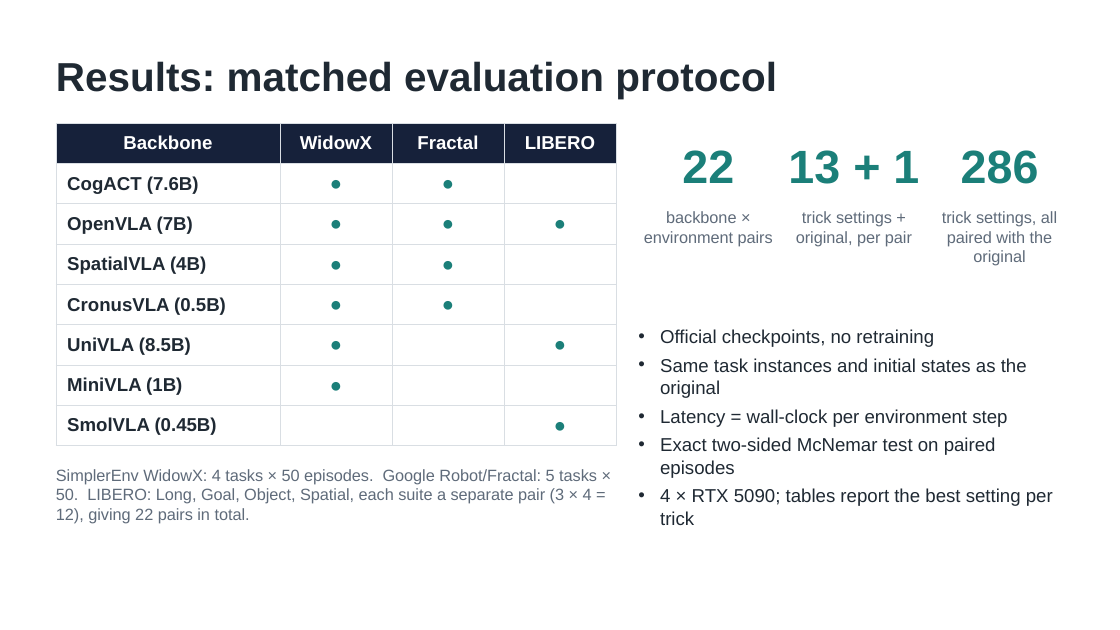
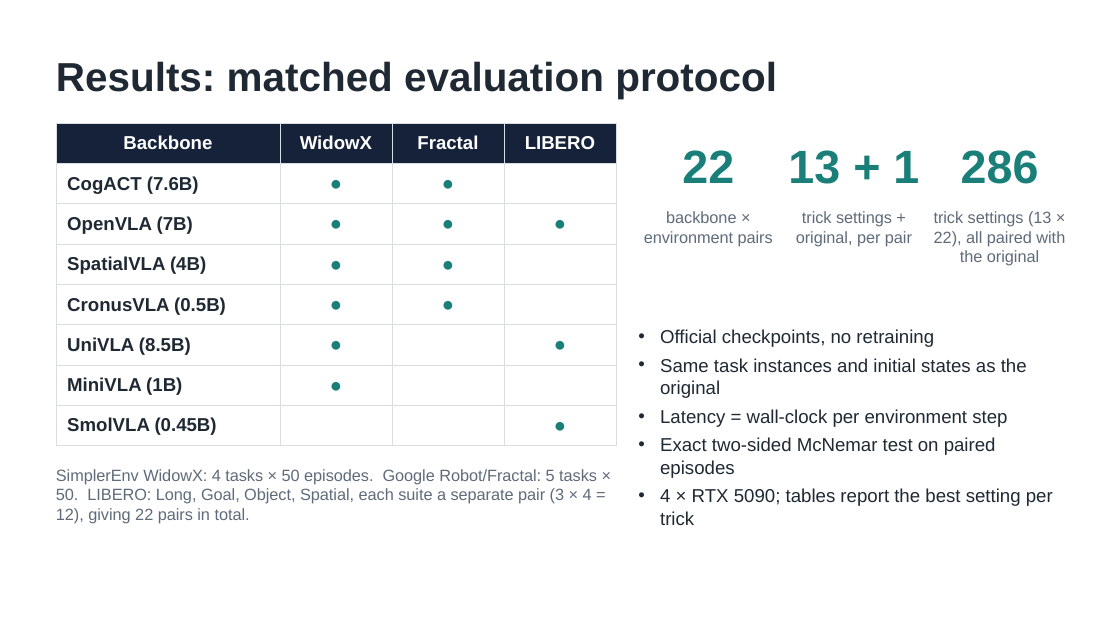
Before and after one commit to trillion-boy/BiVLA, a slide deck: slide 7 of experiments/paper/video/ICRA27_video_v2.pptx. Drawn at 1120x630 pixels with LibreOffice and Linux fonts; fonts in the diff are those of the drawing. Boxes give left, top, right and bottom in pixels: in the first picture for what was removed or moved away, otherwise in the second. Text is boxed around its words. In the diff, an @@ line names an element or a change of style, - is before the commit and + after.

```diff
--- a/experiments/paper/video/ICRA27_video_v2.pptx
+++ b/experiments/paper/video/ICRA27_video_v2.pptx
@@ text at (x1=934, y1=211, x2=1065, y2=266): text changed @@
-trick settings, all paired with the original
+trick settings (13 × 22), all paired with the original
```
Also in this commit, not shown: 8 other slides changed, 11 other files.
